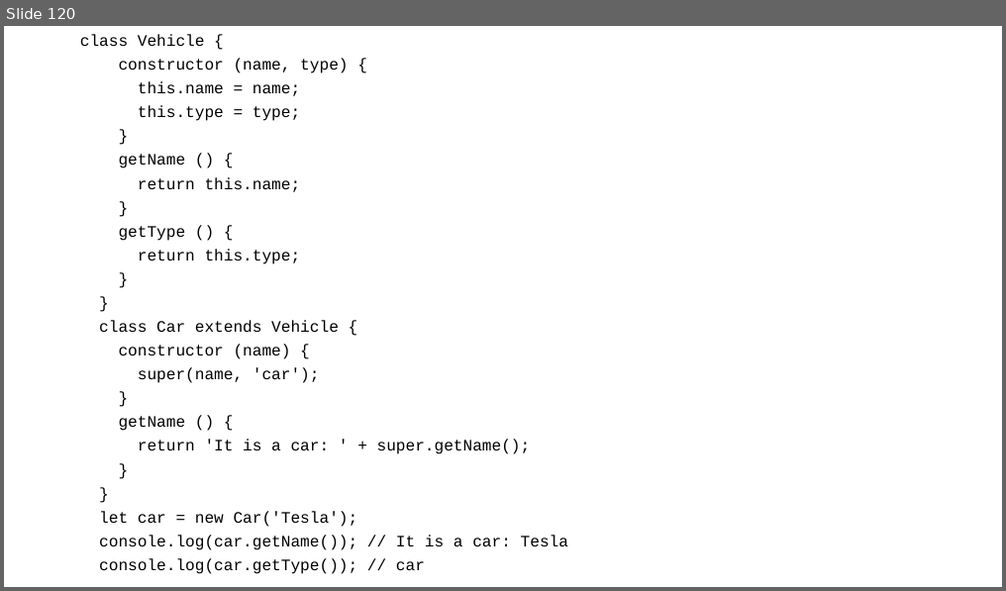
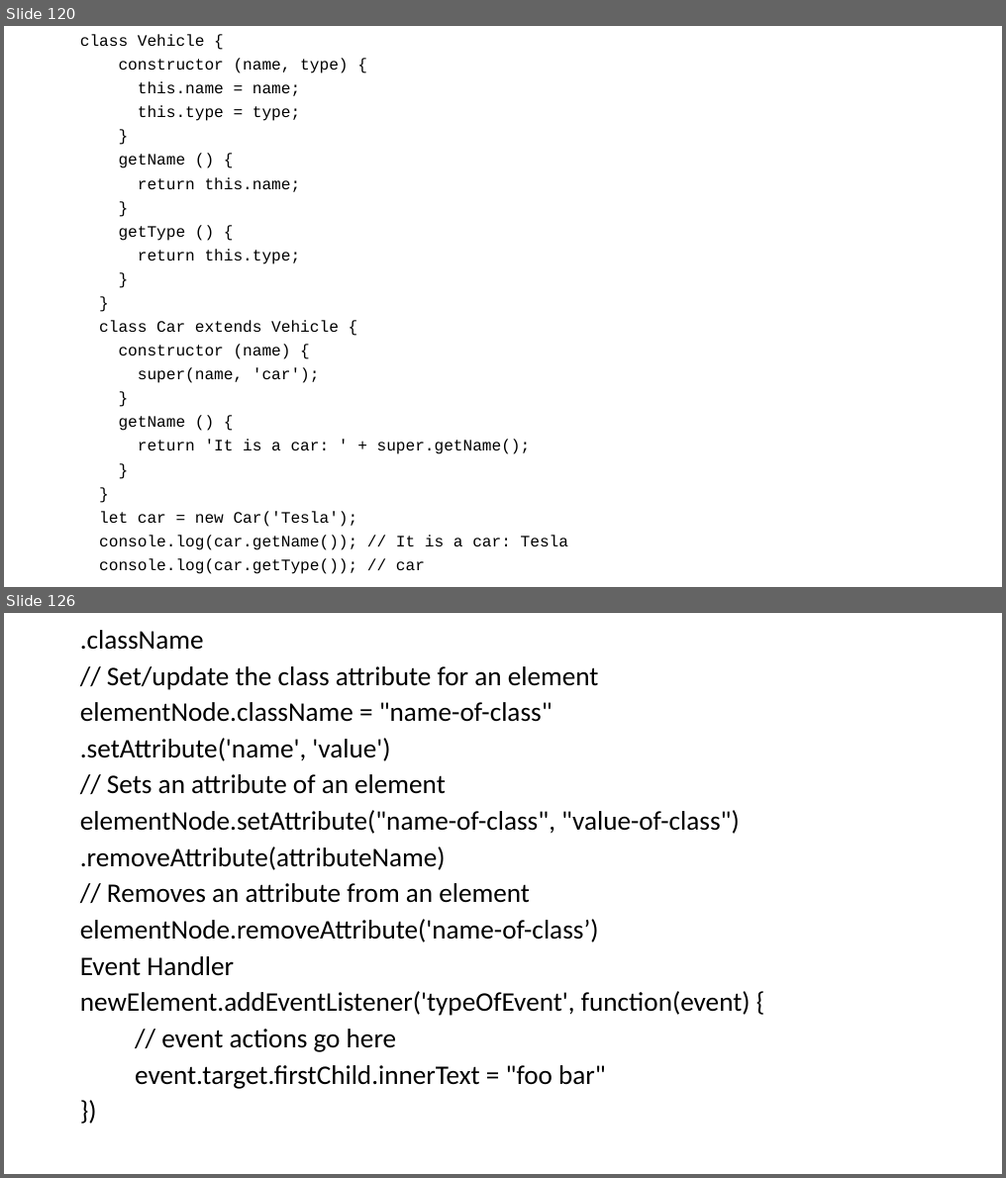
Before and after one commit to smishra1000/full_stack_react_node, a slide deck: frontend/notes.pptx. Shown one above the other, each under a label of ours: slide 120 before the commit, slides 120 and 126 after it; the slides between them are not shown. The pictures are 1006x591 and 1006x1178 pixels, drawn with LibreOffice and Linux fonts; fonts in the diff are those of the drawing. Boxes give left, top, right and bottom in pixels: in the first picture for what was removed or moved away, otherwise in the second. Text is boxed around its words. In the diff, an @@ line names an element or a change of style, - is before the commit and + after.

```diff
--- a/frontend/notes.pptx
+++ b/frontend/notes.pptx
@@ slide 126 added at box(4, 613, 1002, 1174), background #FFFFFF @@
@@ text added at box(80, 630, 750, 1089), 25.9 pt, text #000000 @@
+.className
+// Set/update the class attribute for an element
+elementNode.className = "name-of-class"
+.setAttribute('name', 'value')
+// Sets an attribute of an element
+elementNode.setAttribute("name-of-class", "value-of-class")
+.removeAttribute(attributeName)
+// Removes an attribute from an element
+elementNode.removeAttribute('name-of-class’)
+Event Handler
+newElement.addEventListener('typeOfEvent', function(event) {
+// event actions go here
+event.target.firstChild.innerText = "foo bar"
+})
```
Also in this commit, not shown: 6 other slides added, 13 other files.
